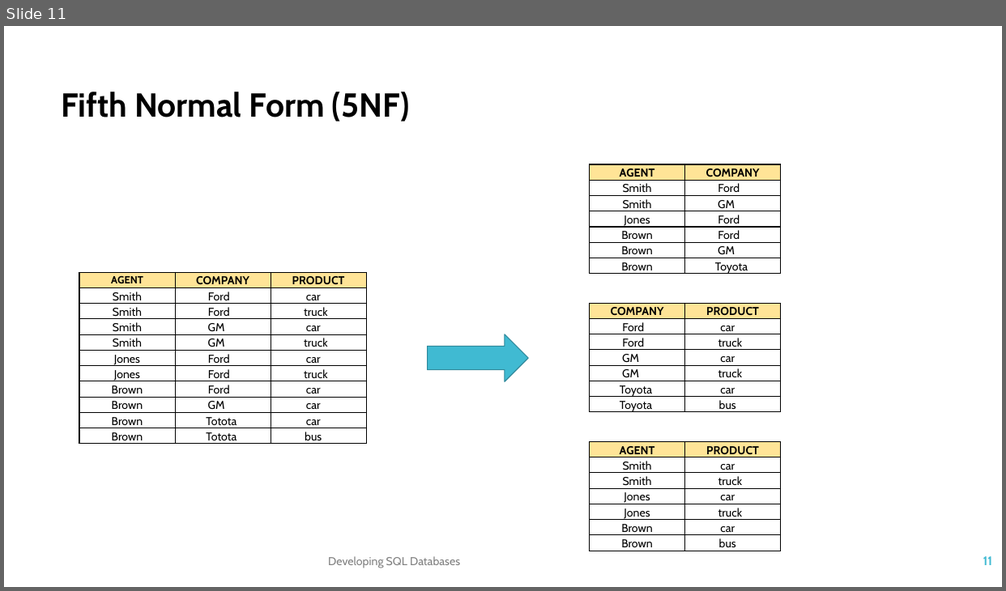
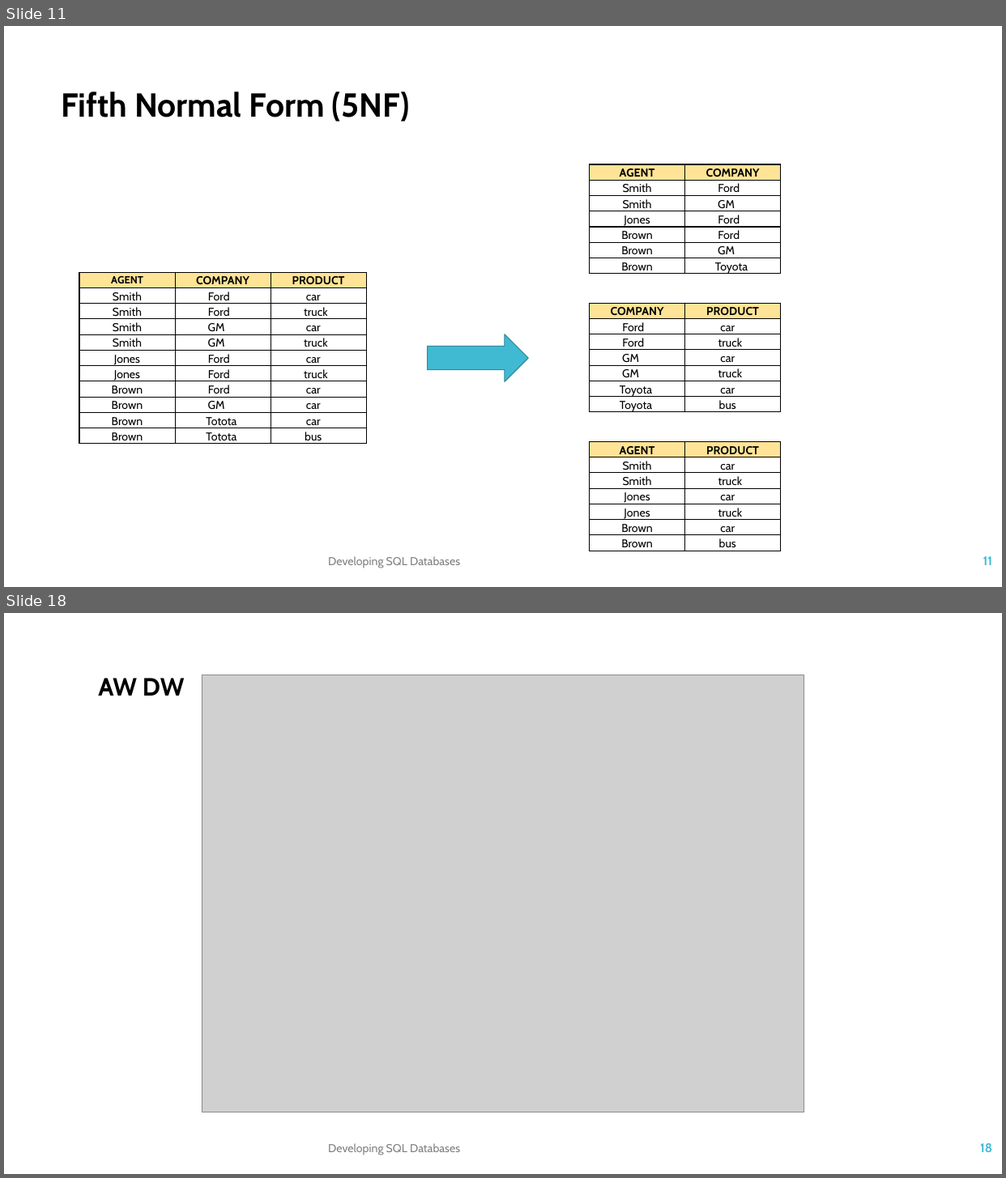
Before and after one commit to TKostyrka/70762DevSQLDB, a slide deck: DEVSQL_02_Normalization_NamingConv/DEVSQL_02A_Normalization.pptx. Shown one above the other, each under a label of ours: slide 11 before the commit, slides 11 and 18 after it; the slides between them are not shown. The pictures are 1006x591 and 1006x1178 pixels, drawn with LibreOffice and Linux fonts; fonts in the diff are those of the drawing; grey boxes stand for pictures. Boxes give left, top, right and bottom in pixels: in the first picture for what was removed or moved away, otherwise in the second. Text is boxed around its words. In the diff, an @@ line names an element or a change of style, - is before the commit and + after.

```diff
--- a/DEVSQL_02_Normalization_NamingConv/DEVSQL_02A_Normalization.pptx
+++ b/DEVSQL_02_Normalization_NamingConv/DEVSQL_02A_Normalization.pptx
@@ slide 18 added at bbox=[4, 613, 1002, 1174], background #FFFFFF @@
@@ text added at bbox=[98, 678, 185, 696], 24 pt, text #000000, bold @@
+  AW DW
@@ picture added at bbox=[202, 675, 804, 1113] @@
@@ text added at bbox=[328, 1144, 460, 1156], 11 pt, text #808080 @@
+Developing SQL Databases
@@ page number added at bbox=[980, 1144, 992, 1152], 12 pt, text #40BAD2, bold @@
+18
```
Also in this commit, not shown: 6 other slides added, 4 other files.
